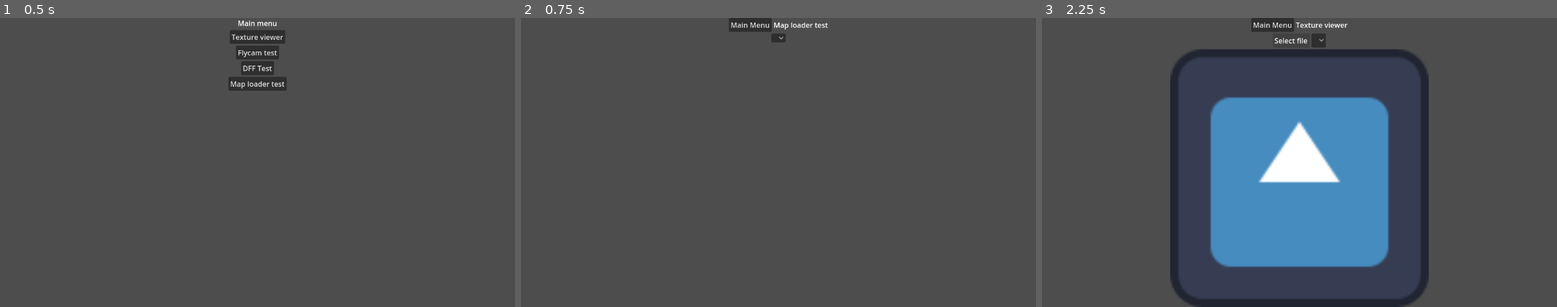
Above: before the commit, frames 1-3 (left to right).
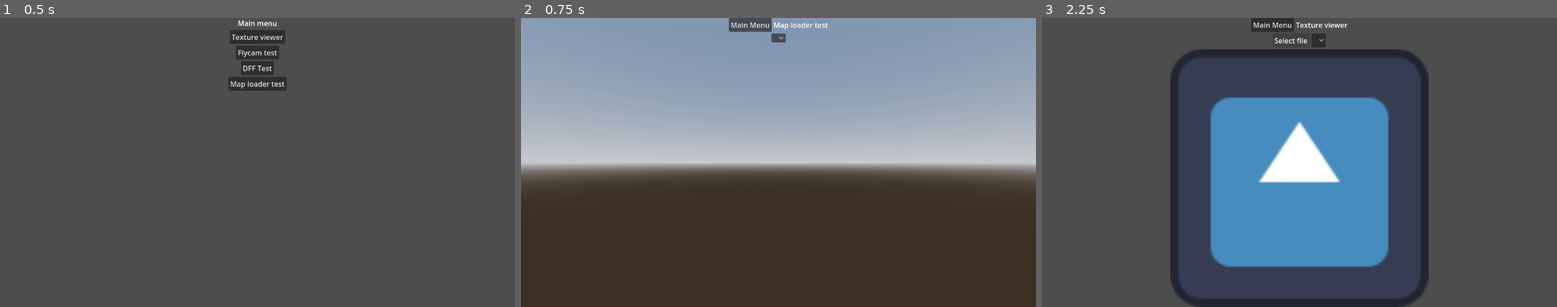
Above: after the commit, the same moments.

Repository: FOSS-Supremacy/OpenLiberty
Game: Godot game, scene res://startup.tscn
The game is run twice, just before and just after one commit, with the same random seed, the same clock (stepped at 60 frames per second) and the same inputs. The engine's default icon, where the game draws it, is replaced by a stand-in: a white triangle on a blue panel in a dark square.
Inputs:
- Up to frame 1 (0.5 s): no input
- Up to frame 2 (0.75 s): click "Map loader test" at 0.5 s
- Up to frame 3 (2.25 s): click "Main Menu" at 1.25 s; click "Texture viewer" at 2 s

Frame 1 is identical in both runs. In frame 2, 97% of the frame differs, in the area x 0-100%, y 0-100%; in frame 3, nothing differs.
Error before the commit: Assertion failed: 7 (res://scripts/game_manager.gd:23)
Error after the commit: Assertion failed: 7 (res://scripts/game_manager.gd:24)

Commit message:
Got a silhouette of the map to show

Diff:
--- a/scenes/maptest/maptest.gd
+++ b/scenes/maptest/maptest.gd
@@ -3,3 +3,4 @@
 
 func _ready() -> void:
 	GameManager.load_map_data()
+	add_child(GameManager.world)
--- a/scenes/maptest/maptest.tscn
+++ b/scenes/maptest/maptest.tscn
@@ -1,10 +1,31 @@
-[gd_scene load_steps=3 format=3 uid="uid://db2eg3psv01ra"]
+[gd_scene load_steps=7 format=3 uid="uid://db2eg3psv01ra"]
 
 [ext_resource type="Script" path="res://scenes/maptest/maptest.gd" id="1_b8hlh"]
 [ext_resource type="PackedScene" uid="uid://bnpk46c06o8ly" path="res://prefabs/to_menu/to_menu.tscn" id="2_butse"]
+[ext_resource type="PackedScene" uid="uid://bt041qrw0l2bm" path="res://prefabs/flycam/flycam.tscn" id="3_850h8"]
 
-[node name="itemdef" type="Node3D"]
+[sub_resource type="ProceduralSkyMaterial" id="ProceduralSkyMaterial_eihtl"]
+sky_horizon_color = Color(0.64625, 0.65575, 0.67075, 1)
+ground_horizon_color = Color(0.64625, 0.65575, 0.67075, 1)
+
+[sub_resource type="Sky" id="Sky_njxv5"]
+sky_material = SubResource("ProceduralSkyMaterial_eihtl")
+
+[sub_resource type="Environment" id="Environment_7d6in"]
+background_mode = 2
+sky = SubResource("Sky_njxv5")
+tonemap_mode = 2
+glow_enabled = true
+
+[node name="maptest" type="Node3D"]
 script = ExtResource("1_b8hlh")
+
+[node name="WorldEnvironment" type="WorldEnvironment" parent="."]
+environment = SubResource("Environment_7d6in")
+
+[node name="DirectionalLight3D" type="DirectionalLight3D" parent="."]
+transform = Transform3D(-0.866023, -0.433016, 0.250001, 0, 0.499998, 0.866027, -0.500003, 0.749999, -0.43301, 0, 0, 0)
+shadow_enabled = true
 
 [node name="GUI" type="CanvasLayer" parent="."]
 
@@ -45,3 +66,5 @@
 offset_right = 118.0
 offset_bottom = 55.0
 size_flags_horizontal = 4
+
+[node name="flycam" parent="." instance=ExtResource("3_850h8")]
--- a/scripts/game_manager.gd
+++ b/scripts/game_manager.gd
@@ -2,6 +2,7 @@
 
 
 var gta_path: String
+var world := Node3D.new()
 
 var _objects: Dictionary
 
@@ -28,7 +29,7 @@
 			var tokens := line.split(" ", false)
 			if tokens.size() > 0:
 				match tokens[0]:
-					"IDE":
+					"IDE", "IPL":
 						parse_map_data(tokens[1].replace("\\", "/"))
 					_:
 						push_warning("implement %s" % tokens[0])
@@ -68,11 +69,22 @@
 				section = tokens[0]
 			elif tokens.size() > 1:
 				match section:
-					"objs":
+					"objs", "tobj":
 						var id := tokens[0].to_int()
 						var odata := ObjectData.new()
 						odata.model_name = tokens[1]
 						odata.txd_name = tokens[2]
 						_objects[id] = odata
+					"inst":
+						var obj := _objects[tokens[0].to_int()] as ObjectData
+						var mesh := MeshInstance3D.new()
 
-	breakpoint
+						mesh.mesh = BoxMesh.new()
+						mesh.mesh.size = Vector3(6.0, 6.0, 6.0)
+						mesh.position = Vector3(
+							tokens[2].to_int(),
+							-tokens[4].to_int(),
+							tokens[3].to_int()
+						)
+
+						world.add_child(mesh)
